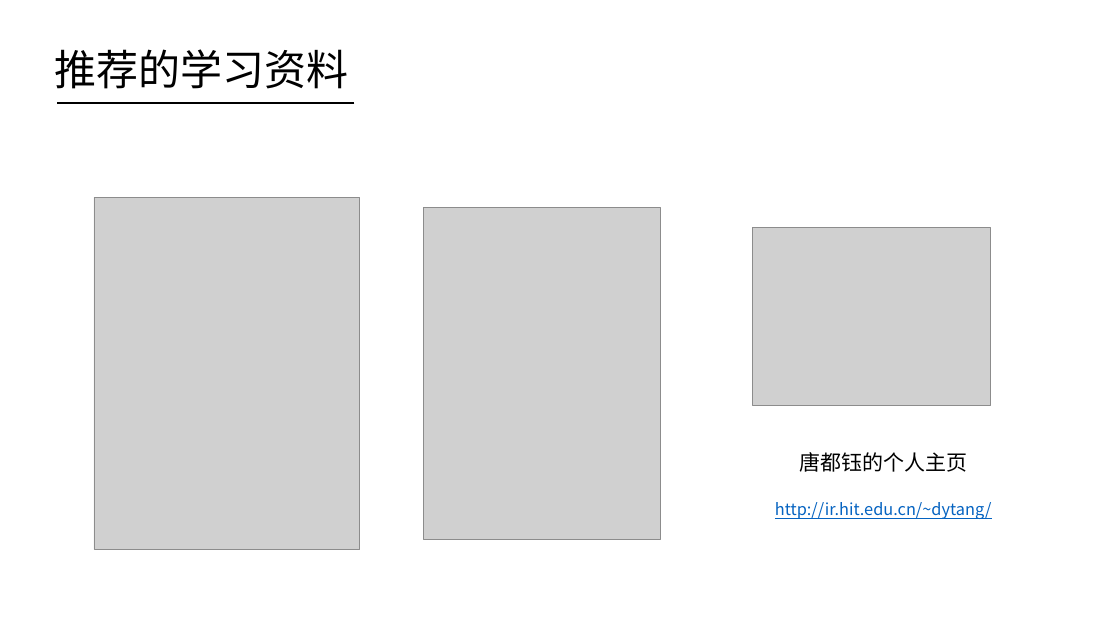
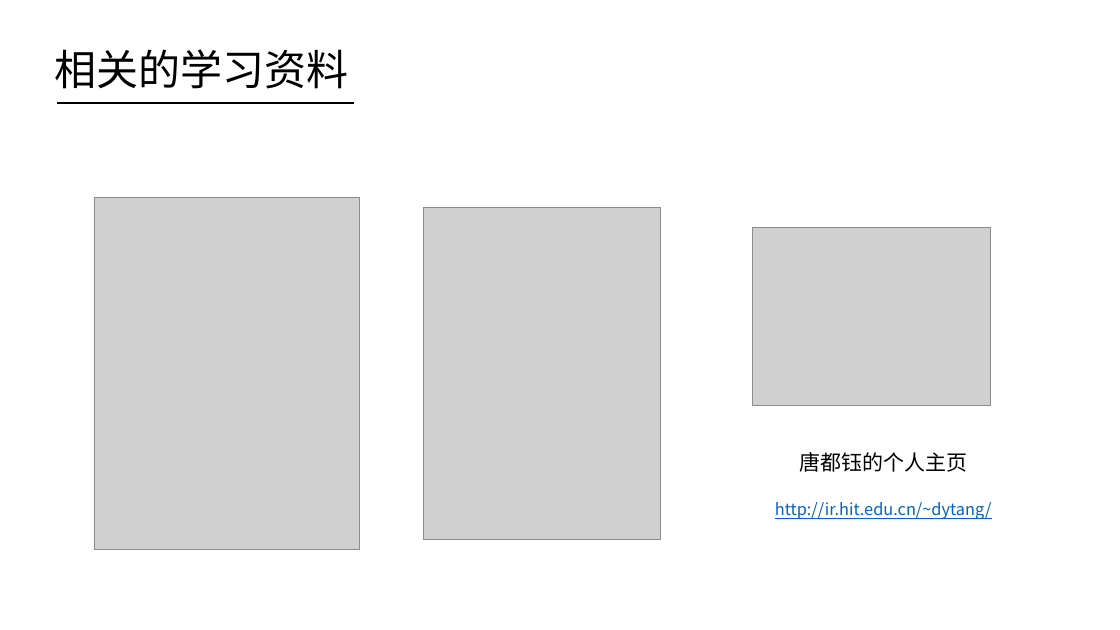
Before and after one commit to HIT-ITNLP/Group-Meeting-of-Master, a slide deck: slide 36 of 2018-秋/4.1/文本情感分析简介.pptx. Drawn at 1120x630 pixels with LibreOffice and Linux fonts; fonts in the diff are those of the drawing; grey boxes stand for pictures. Boxes give left, top, right and bottom in pixels: in the first picture for what was removed or moved away, otherwise in the second. Text is boxed around its words. In the diff, an @@ line names an element or a change of style, - is before the commit and + after.

```diff
--- a/2018-秋/4.1/文本情感分析简介.pptx
+++ b/2018-秋/4.1/文本情感分析简介.pptx
@@ text at (54,49,348,89): text changed @@
-推荐的学习资料
+相关的学习资料
```
Also in this commit, not shown: 7 other slides changed, 24 other files.
